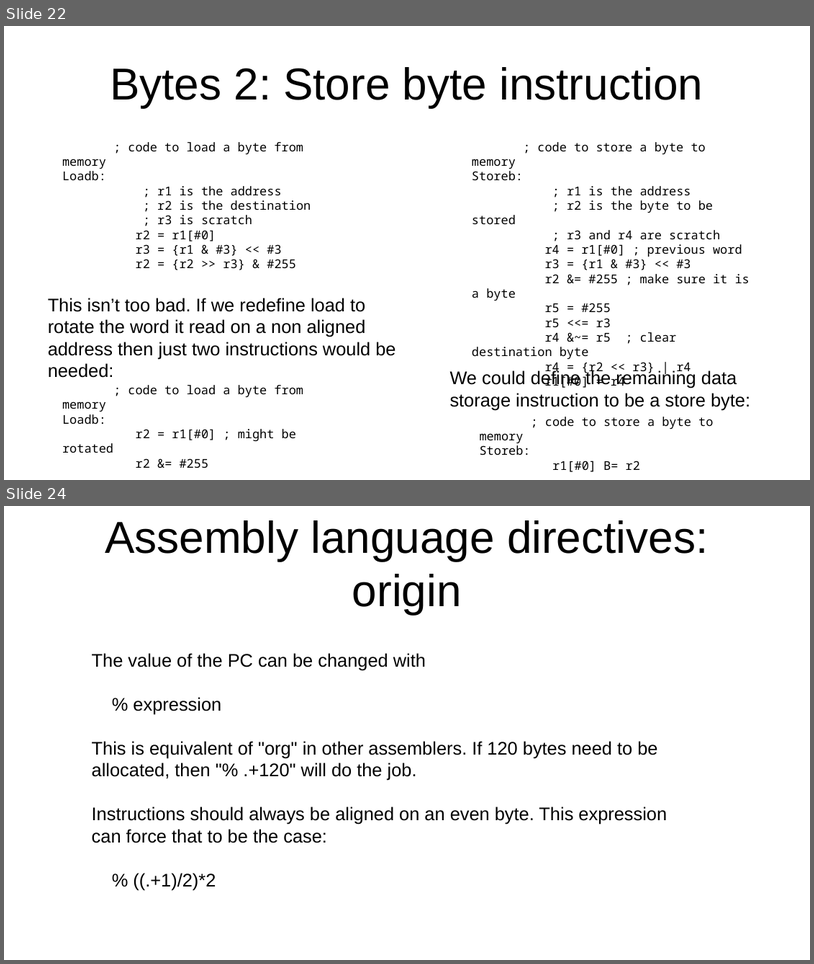
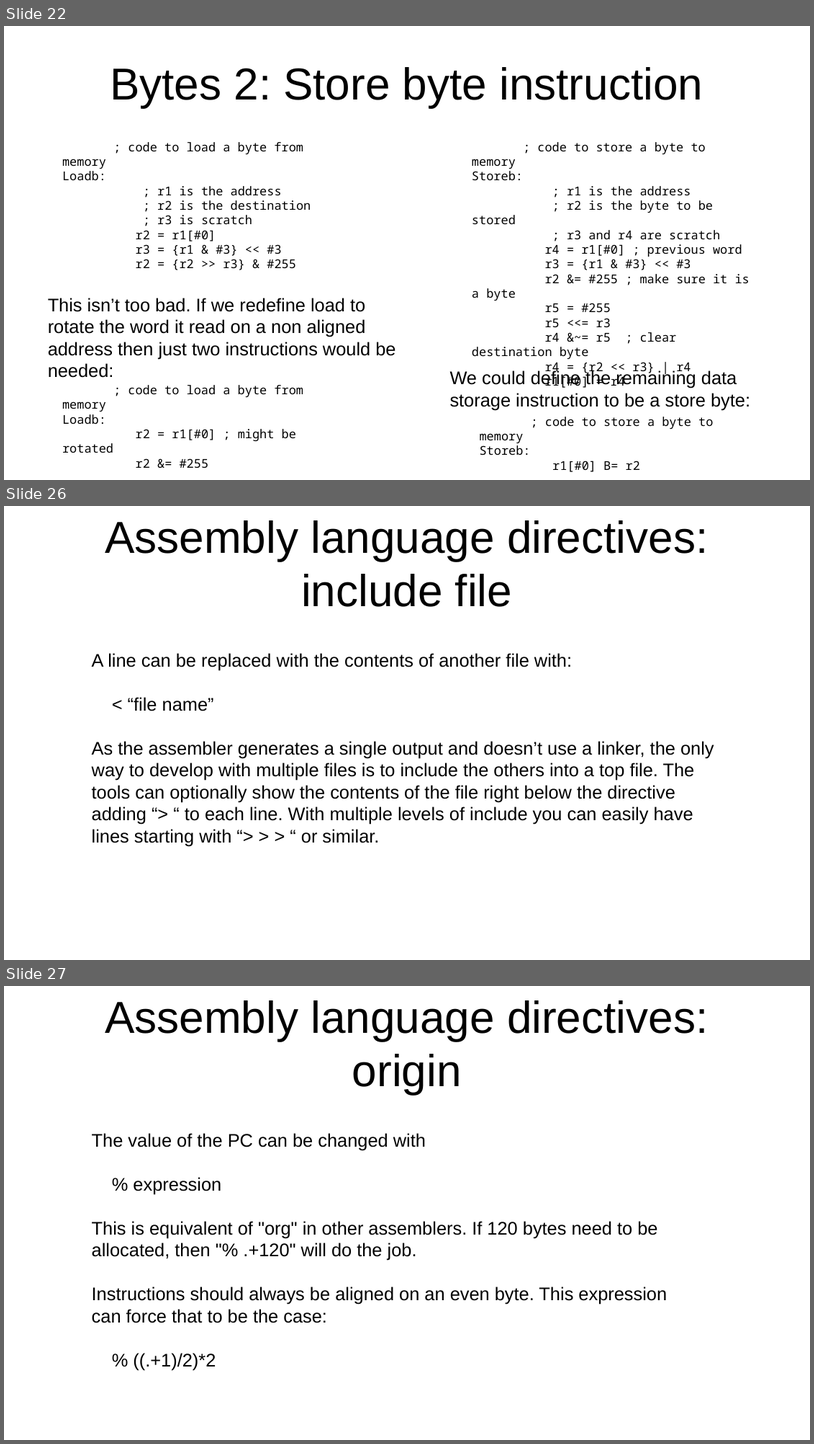
Before and after one commit to jeceljr/baby42, a slide deck: doc/baby42_slides.odp. Shown one above the other, each under a label of ours: slides 22 and 24 before the commit, slides 22, 26 and 27 after it; the slides between them are not shown. The pictures are 814x964 and 814x1444 pixels, drawn with LibreOffice and Linux fonts; fonts in the diff are those of the drawing. Boxes give left, top, right and bottom in pixels: in the first picture for what was removed or moved away, otherwise in the second. Text is boxed around its words. In the diff, an @@ line names an element or a change of style, - is before the commit and + after.

Commit message:
added include, configuration and number literal radix

```diff
--- a/doc/baby42_slides.odp
+++ b/doc/baby42_slides.odp
@@ slide 26 added at (x1=4, y1=506, x2=810, y2=960), background #FFFFFF @@
@@ title added at (x1=105, y1=520, x2=708, y2=607), 44 pt, text #000000 @@
+Assembly language directives:
+include file
@@ text added at (x1=92, y1=653, x2=715, y2=846), 18 pt, text #000000 @@
+A line can be replaced with the contents of another file with:
+< “file name”
+As the assembler generates a single output and doesn’t use a linker, the only way to develop with multiple files is to include the others into a top file. The tools can optionally show the contents of the file right below the directive adding “> “ to each line. With multiple levels of include you can easily have lines starting with “> > > “ or similar.
@@ what was slide 24 is now slide 27 @@
```
Also in this commit, not shown: 2 slides changed, 2 other slides added, 1 other file.
